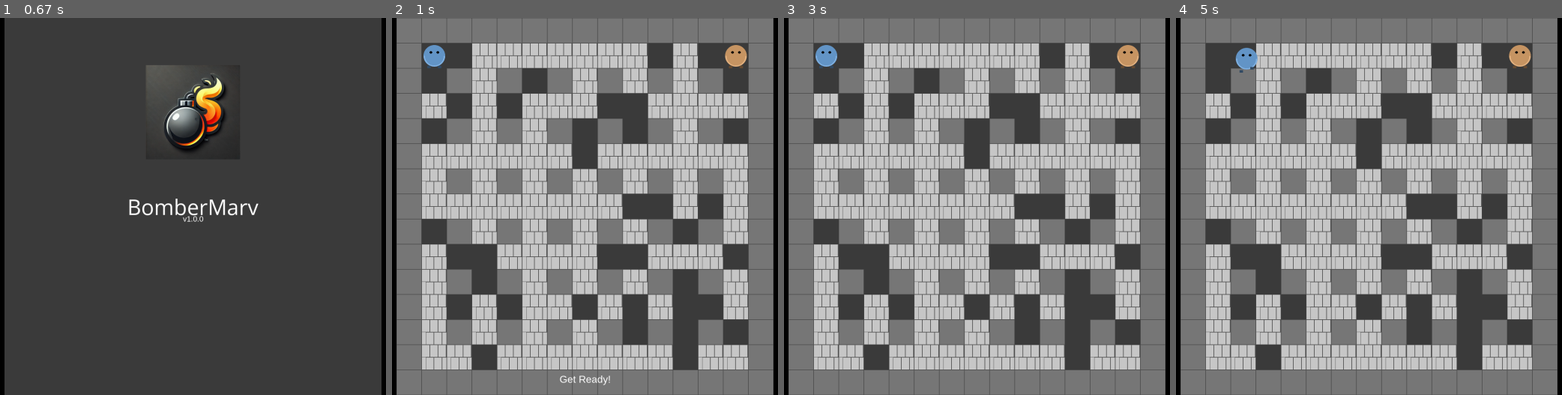
Above: before the commit, frames 1-4 (left to right).
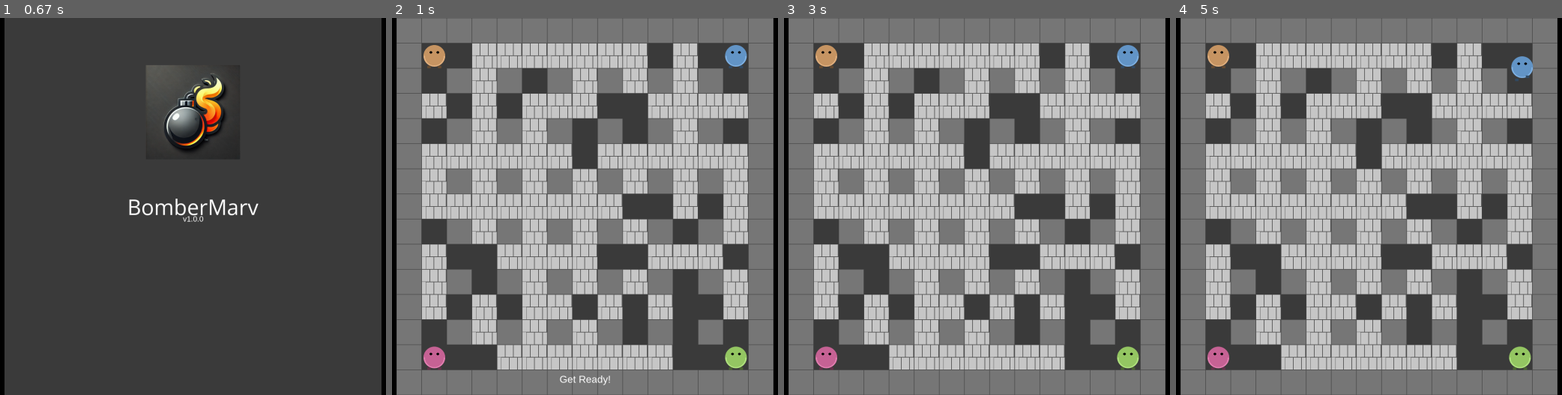
Above: after the commit, the same moments.

Repository: roborros/BomberMarv
Game: pygame game, started from pyBomberMarv.py
Two runs of this game, one before a commit and one after it. Both use one fixed random seed, a clock stepped at 60 frames per second and the inputs below.
Inputs:
- Up to frame 1 (0.67 s): hold Right from 0.33 s (still down)
- Up to frame 2 (1 s): release Right at 0.8 s; tap Enter at 0.83 s
- Up to frame 3 (3 s): no input
- Up to frame 4 (5 s): hold Left 3.23-3.7 s; hold Up 3.73-4.1 s; hold Right 4.13-4.77 s; hold Down from 4.8 s (still down)

Frame 1 is identical in both runs. In frame 2, 2.7% of the frame differs, in the area x 7-93%, y 7-94%; in frame 3, 2.7%; in frame 4, 3.1%.

Commit message:
Add Quad Damage powerup with associated sound and visual effects

Diff:
--- a/pyBomberMarv.py
+++ b/pyBomberMarv.py
@@ -11,16 +11,17 @@
 bonus_sound = pygame.mixer.Sound('sounds/pick-bonus.wav')
 explosion_sound = pygame.mixer.Sound('sounds/explosion_short.wav')
 death_sound = pygame.mixer.Sound('sounds/death.wav')
+qd_sound = pygame.mixer.Sound('sounds/quad_damage.mp3')
 
 
 # --- Configurable Constants ---
-NUM_PLAYERS = 2  # Default players (min 2, max 6)
+NUM_PLAYERS = 4  # Default players (min 2, max 6)
 NUM_PLAYERS = max(2, min(NUM_PLAYERS, 6))
 
 GAME_CELL_SIZE = 80  # Cell size (overall resolution)
 CELL_SIZE = GAME_CELL_SIZE
 
-PLAYER_SPEED = 200  # Default player speed (pixels per second)
+PLAYER_SPEED = 220  # Default player speed (pixels per second)
 
 PLAYER_DRAW_SCALE = 0.85      # Drawn sprite diameter = 85% of cell edge
 PLAYER_COLLISION_SCALE = 0.75 # Collision circle = 75% of cell edge
@@ -31,10 +32,14 @@
 
 FLAME_ARM_THICKNESS_RATIO = 0.75
 
-POWERUP_PROBABILITY = 1#0.3  # Chance to spawn a powerup when a block is destroyed
+POWERUP_PROBABILITY = 0.3  # Chance to spawn a powerup when a block is destroyed
 
 TROPHY_WIN_THRESHOLD = 5   # Number of trophies needed to become Champion
 
+QUAD_DAMAGE_PROBABILITY = 0.001*100  # Chance to spawn a Quad Damage powerup
+QUAD_DAMAGE_TIME = 10 # Duration of Quad Damage effect (s)
+QUAD_DAMAGE_POWER = 10    # Powerup bonus to bomb capacity and fire power
+QUAD_DAMAGE_DELAY = 120  # Delay before Quad Damage powerup spawns (s)
 # --- Grid & Base Resolution Settings ---
 
 GRID_SIZE = 15
@@ -72,6 +77,8 @@
 
 BOMB_TIMER = 3000
 EXPLOSION_DURATION = 500
+
+quad_damage_image = pygame.image.load('qd.png')
 
 # --- Helper Functions ---
 def clamp(value, min_value, max_value):
@@ -231,6 +238,8 @@
         self.draw_radius = int(CELL_SIZE * PLAYER_DRAW_SCALE / 2)
         self.collision_radius = int(CELL_SIZE * PLAYER_COLLISION_SCALE / 2)
         self.animation_time = 0
+        self.quad_damage = False  # Add this line
+        self.quad_damage_start_time = 0  # Add this line
 
     def get_circle(self):
         return (self.pos, self.draw_radius)
@@ -266,6 +275,12 @@
         if self.collides_with_walls(board) or self.collides_with_bombs(bombs):
             self.pos = original_pos
 
+        # Handle quad damage duration
+        if self.quad_damage and pygame.time.get_ticks() - self.quad_damage_start_time > QUAD_DAMAGE_TIME*1000:
+            self.quad_damage = False
+            self.bomb_capacity -= QUAD_DAMAGE_POWER
+            self.fire_power -= QUAD_DAMAGE_POWER
+
     def collides_with_walls(self, board):
         for y in range(GRID_HEIGHT):
             for x in range(GRID_WIDTH):
@@ -309,6 +324,8 @@
         self.fire_power = 1
         self.active_bombs = 0
         self.animation_time = 0
+        self.quad_damage = False  # Add this line
+        self.quad_damage_start_time = 0  # Add this lines
 
 class Bomb:
     def __init__(self, x, y, start_time, fire_power, owner):
@@ -415,6 +432,8 @@
         draw_bomb_powerup_icon(surface, center, size)
     elif powerup_type == "fire":
         draw_fire_powerup_icon(surface, center, size)
+    elif powerup_type == "quad_damage":
+        draw_quad_damage_powerup_icon(surface, center, size)
 
 def draw_bomb_powerup_icon(surface, center, size):
     size = int(size * 1.3)
@@ -431,8 +450,6 @@
     fuse_center = (cell_center[0], cell_center[1] - fuse_offset)
     pygame.gfxdraw.filled_circle(surface, fuse_center[0], fuse_center[1], fuse_radius, COLOR_FUSE)
     pygame.gfxdraw.aacircle(surface, fuse_center[0], fuse_center[1], fuse_radius, COLOR_FUSE)
-
-
 def draw_fire_powerup_icon(surface, center, size):
     size2 = int(size * 1.3)
     rect = pygame.Rect(center[0] - size2//2, center[1] - size2//2, size2, size2)
@@ -460,6 +477,24 @@
     pygame.gfxdraw.filled_circle(surface, int(cx + offset_x), int(cy - offset_y), eye_r, (0,0,0))
     smile_rect = pygame.Rect(int(cx - size*0.2), int(cy), int(size*0.4), int(size*0.2))
     pygame.draw.arc(surface, (0,0,0), smile_rect, math.radians(20), math.radians(160), 2)
+def draw_quad_damage_powerup_icon(surface, center, size):
+    # Scale the quad damage image to fit the size
+    scaled_image = pygame.transform.smoothscale(quad_damage_image, (size, size))
+
+    # Get the rectangle for the scaled image and center it
+    image_rect = scaled_image.get_rect(center=center)
+
+    # Blit the scaled image onto the surface
+    surface.blit(scaled_image, image_rect)
+
+
+def place_quad_damage_powerup():
+    if (pygame.time.get_ticks() - game_start_time) >= QUAD_DAMAGE_DELAY*1000:  # 2 minutes
+        if not any(pu.type == "quad_damage" for pu in powerups):
+            empty_cells = [(x, y) for y in range(GRID_HEIGHT) for x in range(GRID_WIDTH) if board[y][x] == EMPTY]
+            if empty_cells and random.random() < QUAD_DAMAGE_PROBABILITY:
+                x, y = random.choice(empty_cells)
+                powerups.append(PowerUp(x, y, "quad_damage"))
 
 def draw_trophy_icon(surface, pos, size):
     trophy_color = (212, 175, 55)
@@ -497,6 +532,13 @@
         leg_color = (player.color[0]//2, player.color[1]//2, player.color[2]//2)
         pygame.draw.rect(surface, leg_color, left_leg)
         pygame.draw.rect(surface, leg_color, right_leg)
+
+        if player.quad_damage:
+            elapsed = pygame.time.get_ticks() - player.quad_damage_start_time
+            pulse = 1 + 0.1 * math.sin(2 * math.pi * (elapsed / 500.0))
+            rect_size = int((2 * r + 10) * pulse)
+            rect = pygame.Rect(pos[0] - rect_size // 2, pos[1] - rect_size // 2, rect_size, rect_size)
+            pygame.draw.rect(surface, (0, 255, 255), rect, 4)
 
 def draw_bombs(surface, current_time):
     for bomb in bombs:
@@ -805,10 +847,19 @@
                     if player.get_grid_pos() == (pu.x, pu.y):
                         if pu.type == "bomb":
                             player.bomb_capacity += 1
+                            bonus_sound.play()
                         elif pu.type == "fire":
                             player.fire_power += 1
+                            bonus_sound.play()
+                        elif pu.type == "quad_damage":
+                            player.quad_damage = True
+                            player.quad_damage_start_time = current_time
+                            player.bomb_capacity += QUAD_DAMAGE_POWER
+                            player.fire_power += QUAD_DAMAGE_POWER
+                            qd_sound.play()
                         powerups.remove(pu)
-                        bonus_sound.play()
+
+            place_quad_damage_powerup()  # Call the function to place the quad damage powerup
             alive_players = [p for p in players if p.alive]
             if len(alive_players) <= 1:
                 if alive_players:
Binary file added: qd.png
Not shown, added: sounds/quad_damage.mp3
